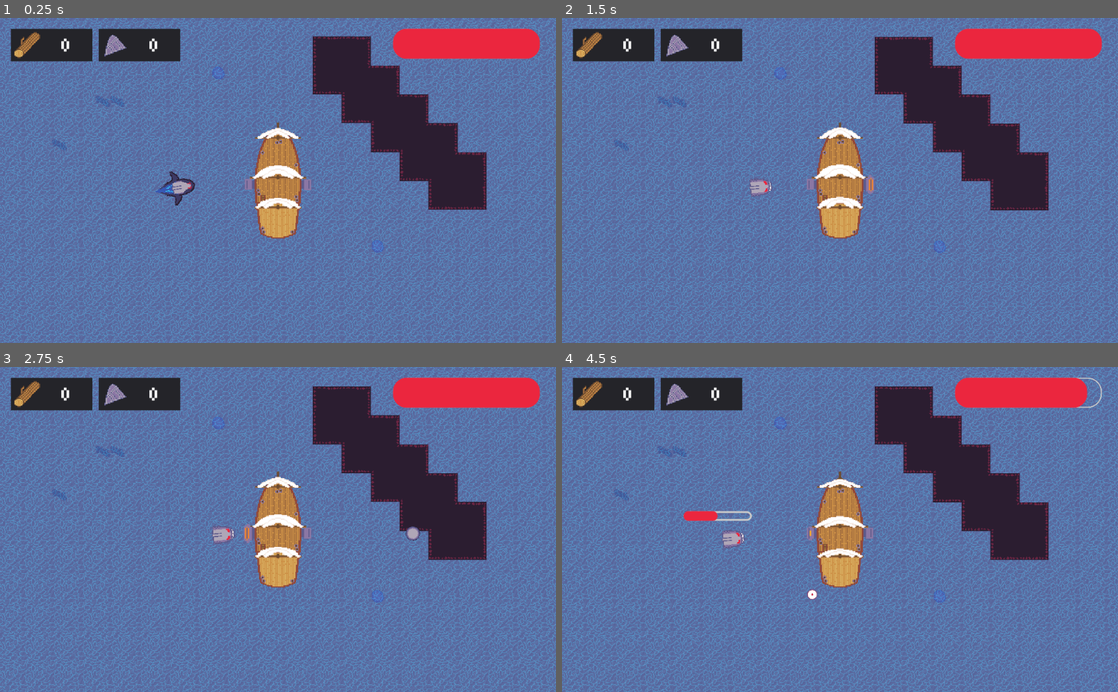
Above: before the commit, frames 1-4 (two rows, left to right).
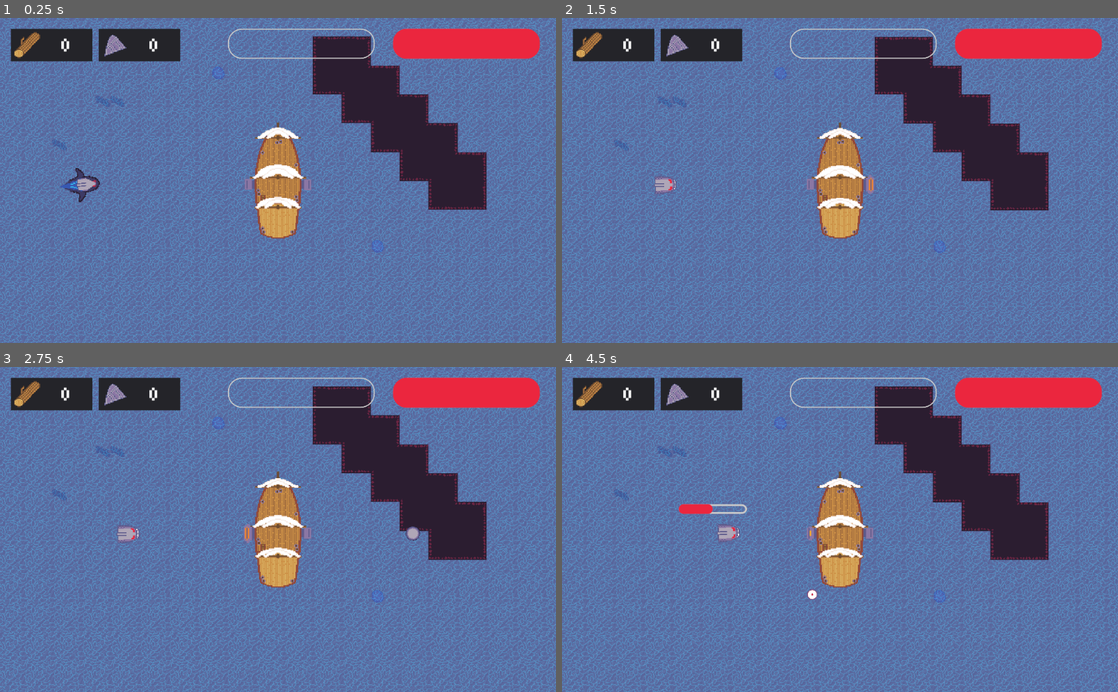
Above: after the commit, the same moments.

Repository: McLovin3/Calderia
Game: Godot game, scene res://TestScene.tscn
Two runs of this game, one before a commit and one after it. Both use one fixed random seed, a clock stepped at 60 frames per second and the inputs below.
Inputs (mouse positions are in pixels of both pictures, inside the frame that each line leads up to):
- Up to frame 1 (0.25 s): no input
- Up to frame 2 (1.5 s): tap Enter at 0.5 s; move the mouse to (962, 164) at 0.52 s; press the mouse at (962, 164) at 0.53 s; hold Right (right_arrow) from 0.53 s (still down); tap W (up) at 0.77 s; move the mouse to (728, 196) at 1.27 s; release the mouse at (728, 196) at 1.28 s; tap Middle mouse button (middle_click) at 1.35 s
- Up to frame 3 (2.75 s): tap W (up) at 1.52 s; move the mouse to (333, 458) at 2.02 s; release Right (right_arrow) at 2.03 s; hold Left (left_arrow) from 2.03 s (still down); hold Right mouse button (right_click) from 2.03 s (still down)
- Up to frame 4 (4.5 s): move the mouse to (812, 594) at 2.77 s; release Left (left_arrow) at 2.78 s; release Right mouse button (right_click) at 2.78 s; hold Right (right_arrow) 2.78-4.28 s; click (812, 594) at 2.85 s; tap W (up) at 3.02, 3.77 s; move the mouse to (1006, 578) at 3.52 s; hold Middle mouse button (middle_click) 3.53-4.28 s; move the mouse to (673, 480) at 4.27 s; hold Left (left_arrow) from 4.28 s (still down); right-click (673, 480) at 4.35 s

The runs differ from the first frame. In frame 1, 1.1% of the frame differs, in the area x 10-68%, y 3-59%; in frame 2, 0.7%; in frame 3, 0.8%; in frame 4, 1.3%, in the area x 21-98%, y 3-58%.

Commit message:
Added dash bar to HUD

Diff:
--- a/GameManager/GameManager.tscn
+++ b/GameManager/GameManager.tscn
@@ -1,9 +1,16 @@
-[gd_scene load_steps=5 format=2]
+[gd_scene load_steps=6 format=2]
 
 [ext_resource path="res://GameManager/Scripts/GameManager.gd" type="Script" id=1]
 [ext_resource path="res://GameManager/Sprites/Stone.png" type="Texture" id=2]
 [ext_resource path="res://GameManager/Sprites/Wood.png" type="Texture" id=3]
 [ext_resource path="res://Themes/HealthBar.tres" type="Theme" id=4]
+
+[sub_resource type="StyleBoxFlat" id=1]
+bg_color = Color( 0.2, 0.533333, 0.870588, 1 )
+corner_radius_top_left = 25
+corner_radius_top_right = 25
+corner_radius_bottom_right = 25
+corner_radius_bottom_left = 25
 
 [node name="GameManager" type="Node2D"]
 position = Vector2( 2, 2 )
@@ -73,4 +80,15 @@
 theme = ExtResource( 4 )
 percent_visible = false
 
+[node name="DashBar" type="ProgressBar" parent="HUD"]
+anchor_left = 0.5
+anchor_right = 0.5
+margin_left = -92.0
+margin_top = 20.0
+margin_right = 178.001
+margin_bottom = 75.0
+theme = ExtResource( 4 )
+custom_styles/fg = SubResource( 1 )
+percent_visible = false
+
 [connection signal="timeout" from="SaveInterval" to="." method="_on_SaveInterval_timeout"]
--- a/GameManager/Scripts/GameManager.gd
+++ b/GameManager/Scripts/GameManager.gd
@@ -6,6 +6,7 @@
 onready var _stone_label : Label = $HUD/Stone/StoneCount
 onready var _wood_label : Label = $HUD/Wood/WoodCount
 onready var _health_bar : ProgressBar = $HUD/HealthBar
+onready var _dash_bar : ProgressBar = $HUD/DashBar
 
 func _ready() -> void:
 	_load_game()
@@ -43,6 +44,9 @@
 func set_hp(current_health : int, max_health : int) -> void:
 	_health_bar.value = (current_health * _health_bar.max_value) / max_health
 
+func set_dash(current_dash : int, max_dash : int) -> void:
+	_dash_bar.value = (current_dash * _dash_bar.max_value) / max_dash
+
 func add_stone(amount: int) -> void:
 	_ressources.stone += amount
 	_update_labels()
--- a/PlayerShip/PlayerShip.tscn
+++ b/PlayerShip/PlayerShip.tscn
@@ -42,7 +42,7 @@
 [node name="AnimatedSprite" type="AnimatedSprite" parent="."]
 frames = SubResource( 7 )
 animation = "idle"
-frame = 2
+frame = 3
 playing = true
 
 [node name="HitBox" type="Area2D" parent="."]
@@ -59,4 +59,8 @@
 current = true
 zoom = Vector2( 1.2, 1.2 )
 
+[node name="DashCooldown" type="Timer" parent="."]
+wait_time = 3.0
+autostart = true
+
 [connection signal="area_entered" from="HitBox" to="." method="_on_HitBox_area_entered"]
--- a/PlayerShip/Scripts/PlayerShip.gd
+++ b/PlayerShip/Scripts/PlayerShip.gd
@@ -3,6 +3,7 @@
 
 var _bobber = preload("res://Bobber/Bobber.tscn")
 onready var _hit_box : Area2D = $HitBox
+onready var _dash_timer : Timer = $DashCooldown
 
 export var max_speed : int = 20000
 export var acceleration : float = 0.001
@@ -37,6 +38,7 @@
 	_fishing = false
 
 func _physics_process(delta : float) -> void:
+	_check_dash()
 	_rotate(delta)
 	var _unused_velocity = move_and_slide(_get_direction(delta))
 
@@ -60,6 +62,14 @@
 		rotation = lerp(rotation, Input.get_axis("turn_left", "turn_right") * delta + rotation, percentage_of_max_speed)
 
 
+func _check_dash() -> void:
+
+
+	if ( _dash_timer.is_stopped()):
+		_dash_timer.start()
+		# Dash
+
+
 func _on_HitBox_area_entered(area : Area2D) -> void:
 	if (area.get_parent().get("damage")):
 		_current_hp -= area.get_parent().damage
--- a/TestScene.tscn
+++ b/TestScene.tscn
@@ -10,7 +10,7 @@
 [node name="Navigation2D" parent="." instance=ExtResource( 2 )]
 
 [node name="Shark" parent="Navigation2D" instance=ExtResource( 3 )]
-position = Vector2( -517, 212 )
+position = Vector2( -728, 203 )
 path_to_player = NodePath("../../Player")
 
 [node name="Player" parent="." instance=ExtResource( 1 )]
